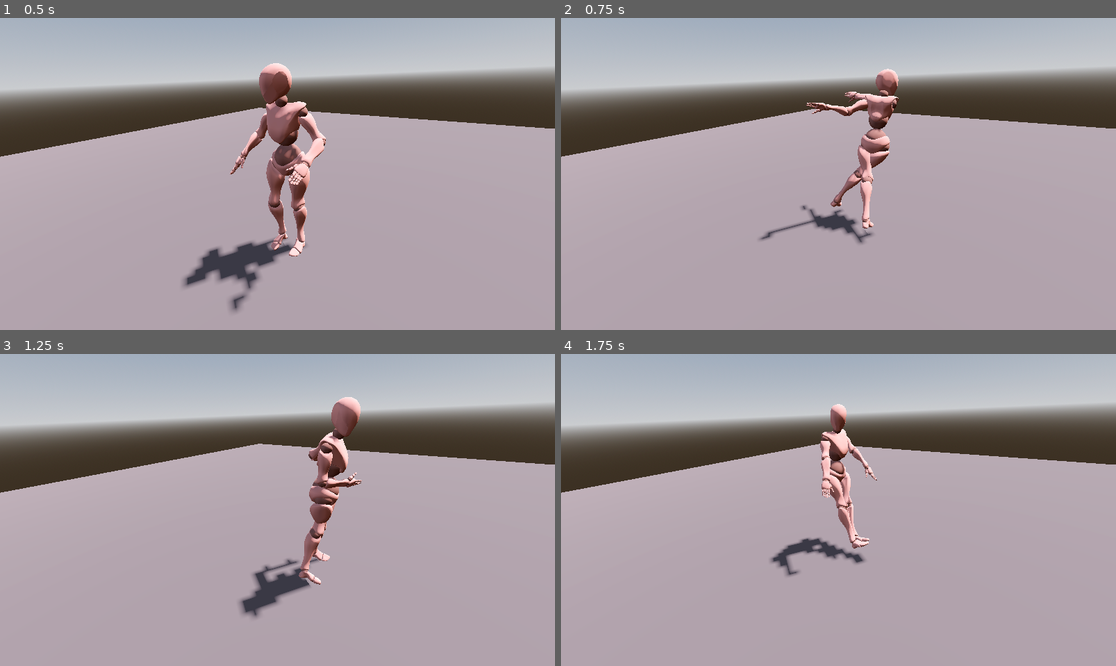
Above: before the commit, frames 1-4 (two rows, left to right).
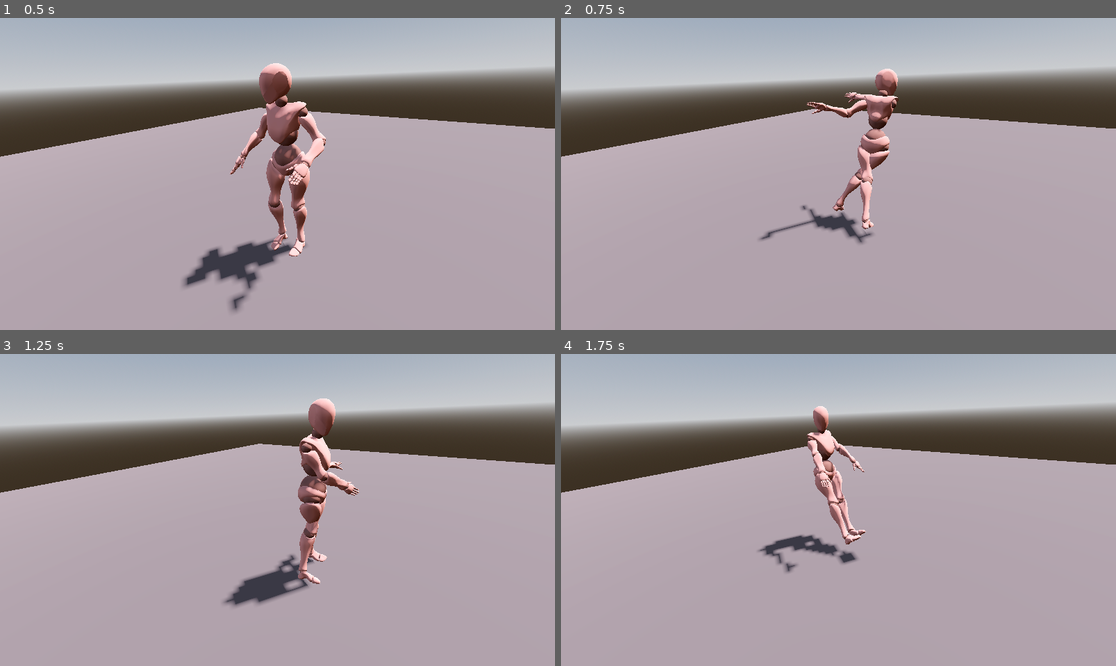
Above: after the commit, the same moments.

Repository: gamecolab-personal-projects/godot-testings
Game: Godot game, scene res://scenes/ik_test.tscn
The game is run twice, just before and just after one commit, with the same random seed, the same clock (stepped at 60 frames per second) and the same inputs.
Inputs (mouse positions are in pixels of both pictures, inside the frame that each line leads up to):
- Up to frame 1 (0.5 s): no input
- Up to frame 2 (0.75 s): tap Enter at 0.5 s; move the mouse to (960, 158) at 0.52 s; hold D from 0.53 s (still down); tap Shift at 0.6 s; click (960, 158) at 0.67 s
- Up to frame 3 (1.25 s): keep holding D
- Up to frame 4 (1.75 s): move the mouse to (727, 525) at 1.27 s; release D at 1.28 s; hold S from 1.28 s (still down); tap Shift at 1.35 s

Frame 1 is identical in both runs. In frame 2, 0.7% of the frame differs, in the area x 44-61%, y 16-71%; in frame 3, 4.3%, in the area x 40-66%, y 13-85%; in frame 4, 3.0%.

Commit message:
Walk loop

Diff:
--- a/scenes/x_bot.gd
+++ b/scenes/x_bot.gd
@@ -71,6 +71,14 @@
 		var target_rotation = atan2(direction.x, direction.z)
 		rotation.y = lerp_angle(rotation.y, target_rotation, 10.0 * delta)
 
+	# Inclinación dinámica de compensación
+	var target_tilt = rotacion_original_torso.x
+	if move_dir != Vector3.ZERO and not bloqueando:
+		target_tilt -= deg_to_rad(12) # Se echa atrás solo al caminar
+
+	if not bloqueando and not lanzando:
+		skel.rotation.x = lerp_angle(skel.rotation.x, target_tilt, 5.0 * delta)
+
 	var d_actual = (transform.basis * Vector3(move_dir.x, 0, move_dir.z)).normalized()
 	intentar_dar_paso(d_actual)
 
@@ -93,7 +101,8 @@
 		t_pol_der = pose_g_r_elbow.global_position
 		t_pos_izq = pose_g_l_hand.global_position
 		t_pol_izq = pose_g_l_elbow.global_position
-		skel.rotation.x = lerp_angle(skel.rotation.x, rotacion_original_torso.x, 10.0 * delta)
+		# La verticalidad se gestiona en _physics_process
+		pass
 
 	var s = 15.0 * delta
 	t_brazo_der.global_position = t_brazo_der.global_position.lerp(t_pos_der, s)
@@ -103,17 +112,24 @@
 
 func intentar_dar_paso(dir):
 	if pie_dando_paso: return
-	var centro_base = Vector3(global_position.x, 0, global_position.z)
-	var offset_paso = dir * 0.35
+
+	# Retrasamos el centro de los pies MUCHO más respecto al cuerpo
+	var centro_base = global_position - (dir * 0.3)
+	centro_base.y = 0
+
+	# Zancada muy adelantada
+	var offset_paso = dir * 0.55
+
 	var ideal_der = centro_base + (transform.basis * Vector3(-0.18, 0, 0)) + offset_paso
 	var ideal_izq = centro_base + (transform.basis * Vector3(0.18, 0, 0)) + offset_paso
 
 	var d_der = t_pierna_der.global_position.distance_to(ideal_der)
 	var d_izq = t_pierna_izq.global_position.distance_to(ideal_izq)
 
-	if d_der > 0.45 and d_der >= d_izq:
+	# Umbral de activación (si el pie se queda atrás 0.4m, salta adelante 0.5m)
+	if d_der > 0.4 and d_der >= d_izq:
 		animar_paso(t_pierna_der, ideal_der)
-	elif d_izq > 0.45:
+	elif d_izq > 0.4:
 		animar_paso(t_pierna_izq, ideal_izq)
 
 func animar_paso(target, destino):
